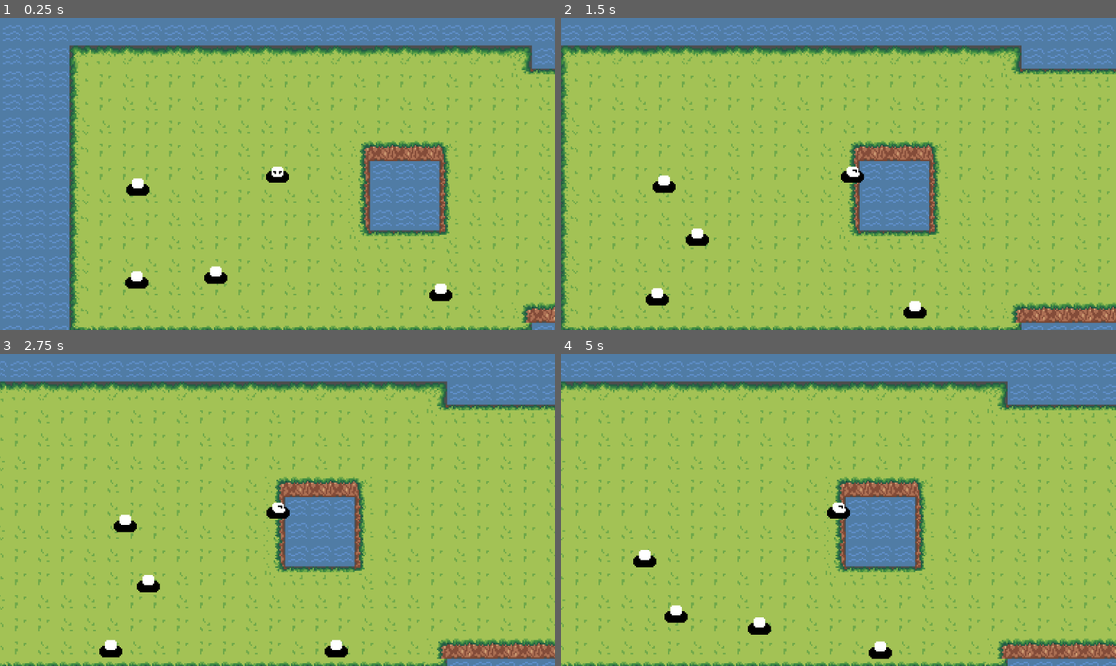
Above: before the commit, frames 1-4 (two rows, left to right).
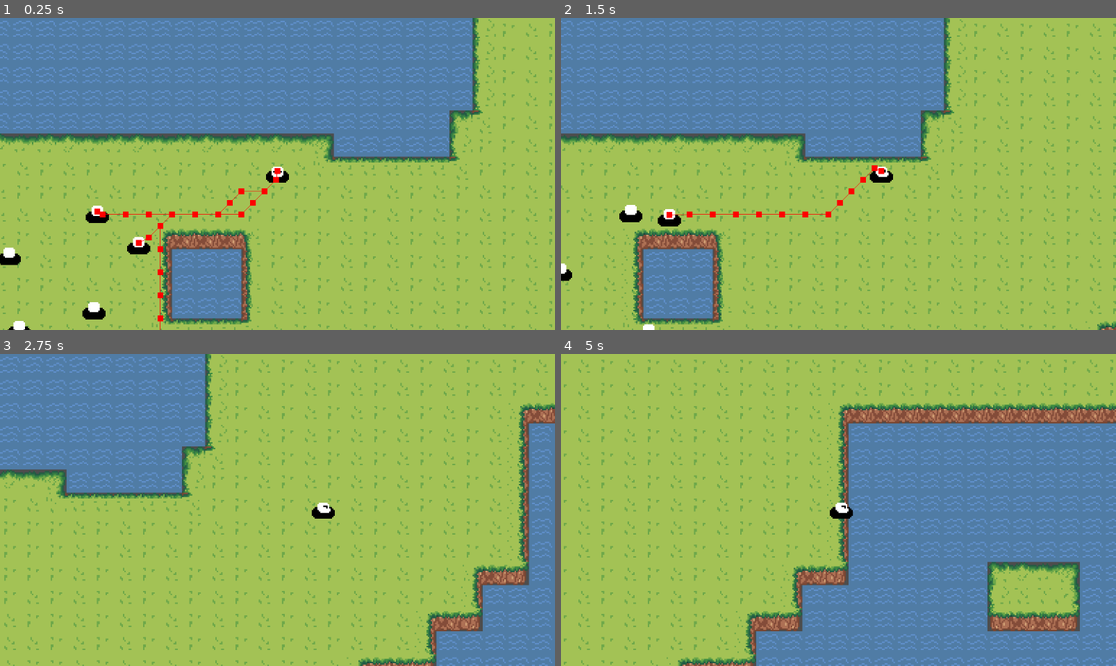
Above: after the commit, the same moments.

Repository: TokyDS/GodotTest
Game: Godot game, scene res://Scenes/game.tscn
Same seed, same stepped clock (60 frames per second), same inputs: the game is played once before the commit and once after it.
Inputs (mouse positions are in pixels of both pictures, inside the frame that each line leads up to):
- Up to frame 1 (0.25 s): no input
- Up to frame 2 (1.5 s): move the mouse to (960, 158) at 0.52 s; hold D (Right) 0.53-1.28 s; click (960, 158) at 0.6 s; move the mouse to (727, 189) at 1.27 s; hold S (Down) from 1.28 s (still down); click (727, 189) at 1.35 s
- Up to frame 3 (2.75 s): move the mouse to (333, 441) at 2.02 s; release S (Down) at 2.03 s; hold D (Right) from 2.03 s (still down); click (333, 441) at 2.1 s
- Up to frame 4 (5 s): move the mouse to (810, 572) at 2.77 s; release D (Right) at 2.78 s; hold W (Up) 2.78-3.53 s; click (810, 572) at 2.85 s; move the mouse to (1005, 556) at 3.52 s; hold A (Left) from 3.53 s (still down); click (1005, 556) at 3.6 s; move the mouse to (672, 463) at 4.27 s; click (672, 463) at 4.35 s

The runs differ from the first frame. In frame 1, 52% of the frame differs, in the area x 0-100%, y 0-100%; in frame 2, 46%; in frame 3, 43%; in frame 4, 59%.

Commit message:
Updated Navigation in Follow State and Wandering State(IdleState)

Diff:
--- a/Scenes/game.tscn
+++ b/Scenes/game.tscn
@@ -375,7 +375,7 @@
 
 [node name="Player" parent="." instance=ExtResource("1_n0agx")]
 top_level = true
-position = Vector2(0, -8)
+position = Vector2(137, -69)
 
 [node name="Camera2D" type="Camera2D" parent="Player"]
 position = Vector2(0, 2)
@@ -391,18 +391,32 @@
 format = 2
 layer_0/tile_data = PackedInt32Array(-65539, 65536, 4, -65538, 131072, 4, -1, 65536, 4, -65536, 65536, 4, 65535, 131072 …(73721 unchanged characters)…
 
-[node name="Mob" parent="." node_paths=PackedStringArray("target") instance=ExtResource("3_08tir")]
+[node name="Mob" parent="." instance=ExtResource("3_08tir")]
 position = Vector2(-102, 66)
-target = NodePath("../Player")
-
-[node name="Mob2" parent="." node_paths=PackedStringArray("target") instance=ExtResource("3_08tir")]
-position = Vector2(116, 73)
-target = NodePath("../Player")
-
-[node name="Mob3" parent="." node_paths=PackedStringArray("target") instance=ExtResource("3_08tir")]
-position = Vector2(-102, 3)
-target = NodePath("../Player")
-
-[node name="Mob4" parent="." node_paths=PackedStringArray("target") instance=ExtResource("3_08tir")]
-position = Vector2(-42, 69)
-target = NodePath("../Player")
+
+[node name="Mob2" parent="." instance=ExtResource("3_08tir")]
+position = Vector2(-8, 75)
+
+[node name="Mob3" parent="." instance=ExtResource("3_08tir")]
+position = Vector2(51, 58)
+
+[node name="Mob4" parent="." instance=ExtResource("3_08tir")]
+position = Vector2(-53, -10)
+
+[node name="Mob5" parent="." instance=ExtResource("3_08tir")]
+position = Vector2(34, -14)
+
+[node name="Mob6" parent="." instance=ExtResource("3_08tir")]
+position = Vector2(4, -42)
+
+[node name="Mob7" parent="." instance=ExtResource("3_08tir")]
+position = Vector2(11, 32)
+
+[node name="Mob8" parent="." instance=ExtResource("3_08tir")]
+position = Vector2(-45, 38)
+
+[node name="Mob9" parent="." instance=ExtResource("3_08tir")]
+position = Vector2(-64, -44)
+
+[node name="Mob10" parent="." instance=ExtResource("3_08tir")]
+position = Vector2(-105, -7)
--- a/Scenes/mob.tscn
+++ b/Scenes/mob.tscn
@@ -52,40 +52,11 @@
 [sub_resource type="CircleShape2D" id="CircleShape2D_fbjfm"]
 radius = 5.0
 
-[sub_resource type="GDScript" id="GDScript_r1gpg"]
-script/source = "extends Node
-class_name Seeker
-
-@onready var mob = $\".\"
-var target : Node2D = null
-@onready var navigation_agent= $\"../NavigationAgent2D\"
-
-# Called when the node enters the scene tree for the first time.
-func _ready():
-	target = mob.target
-	call_deferred(\"seeker_setup\")
-
-func seeker_setup():
-	await get_tree().physics_frame
-	if target:
-		navigation_agent.target_position = target.global_position
-
-func seeker_update(movement_speed : float):
-	if target:
-		navigation_agent.target_position = target.global_position
-	#if navigation_agent.is_navigation_finished():
-		#return
-	var current_agent_position = mob.global_position
-	var next_path_position = navigation_agent.get_next_path_position()
-	print_debug(current_agent_position.direction_to(next_path_position))
-	mob.velocity = current_agent_position.direction_to(next_path_position) * movement_speed
-# Called every frame. 'delta' is the elapsed time since the previous frame.
-func _process(delta):
-	pass
-"
-
-[node name="Mob" type="CharacterBody2D"]
+[node name="Mob" type="CharacterBody2D" groups=["mobs"]]
 position = Vector2(0, -8)
+collision_layer = 2
+collision_mask = 15
+motion_mode = 1
 script = ExtResource("1_u61co")
 
 [node name="AnimatedSprite2D" type="AnimatedSprite2D" parent="."]
@@ -108,7 +79,13 @@
 mob = NodePath("../..")
 
 [node name="NavigationAgent2D" type="NavigationAgent2D" parent="."]
+path_desired_distance = 16.0
+target_desired_distance = 16.4
+path_postprocessing = 1
+avoidance_enabled = true
+radius = 9.72
+avoidance_layers = 2
+avoidance_mask = 2
 debug_enabled = true
 
-[node name="Seeker" type="Node2D" parent="."]
-script = SubResource("GDScript_r1gpg")
+[connection signal="velocity_computed" from="NavigationAgent2D" to="StateMachine/MobFollow" method="_on_navigation_agent_2d_velocity_computed"]
--- a/Scripts/Mob/Mob.gd
+++ b/Scripts/Mob/Mob.gd
@@ -1,10 +1,5 @@
 extends CharacterBody2D
-class_name mob
-@export var target : Node2D
 
-func _ready():
-	if !target:
-		target = get_tree().get_first_node_in_group("Player")
 func _physics_process(delta):
 
 	move_and_slide()
--- a/Scripts/States/Mob/MobFollow.gd
+++ b/Scripts/States/Mob/MobFollow.gd
@@ -8,17 +8,38 @@
 
 func enter():
 	player = get_tree().get_first_node_in_group("Player")
-#func seeker_setup():
-	#await get_tree().physics_frame
-	#if target:
-		#navigation_agent_2d.target_position = target.global_position
+	call_deferred("seeker_setup")
+
+func seeker_setup():
+	await get_tree().physics_frame
+	if player:
+		navigation_agent_2d.target_position = player.global_position
 
 func physics_update(delta : float):
+	if player:
+		navigation_agent_2d.target_position = player.global_position
+	if navigation_agent_2d.is_navigation_finished():
+		return
+
+	var current_agent_position = mob.global_position
+	var next_path_position = navigation_agent_2d.get_next_path_position()
+
 	var direction = player.global_position - mob.global_position
-	if direction.length() > 25:
-		mob.velocity = direction * move_speed * delta
+	var new_velocity = current_agent_position.direction_to(next_path_position) * move_speed
+
+	if navigation_agent_2d.avoidance_enabled:
+		navigation_agent_2d.set_velocity(new_velocity)
 	else:
-		mob.velocity = Vector2()
+		_on_navigation_agent_2d_velocity_computed(new_velocity)
 
-	if direction.length() > 70:
+	if direction.length() > 160:
+		navigation_agent_2d.target_position = mob.global_position
 		state_transition.emit(self, "MobIdle")
+
+
+
+
+func _on_navigation_agent_2d_velocity_computed(safe_velocity):
+	mob.velocity = safe_velocity
+
+	pass # Replace with function body.
--- a/Scripts/States/Mob/MobIdle.gd
+++ b/Scripts/States/Mob/MobIdle.gd
@@ -4,14 +4,17 @@
 @onready var mob = $"../.."
 @export var move_speed := 20.0
 @onready var animated_sprite = $"../../AnimatedSprite2D"
+@onready var navigation_agent_2d = $"../../NavigationAgent2D"
 
 var player : CharacterBody2D
-var move_direction : Vector2
+var next_wander_point : Vector2
 var wander_time : float
 
 
 func randomize_wander():
-	move_direction = Vector2(randf_range(-1,1), randf_range(-1,1)).normalized()
+	navigation_agent_2d.set_velocity(Vector2.ZERO)
+	wait(2.0)
+	next_wander_point = mob.global_position + Vector2(randf_range(-100,100), randf_range(-100,100))
 	wander_time = randf_range(1, 3)
 
 func enter():
@@ -27,8 +30,12 @@
 
 func physics_update(delta: float):
 	if mob:
-		mob.velocity = move_direction * move_speed
+		var new_velocity = mob.global_position.direction_to(next_wander_point) * move_speed
+		navigation_agent_2d.set_velocity(new_velocity)
 	var direction = player.global_position - mob.global_position
 
-	if direction.length() < 50:
+	if direction.length() < 100:
 		state_transition.emit(self, "MobFollow")
+
+func wait(seconds: float) -> void:
+	await get_tree().create_timer(seconds).timeout
--- a/project.godot
+++ b/project.godot
@@ -51,6 +51,13 @@
 ]
 }
 
+[layer_names]
+
+2d_physics/layer_1="Player"
+2d_physics/layer_2="Mobs"
+2d_physics/layer_3="Props"
+2d_physics/layer_4="Buildings"
+
 [rendering]
 
 textures/canvas_textures/default_texture_filter=0
Not shown: 1 places in Scenes/mob.tscn that only renumber resources
